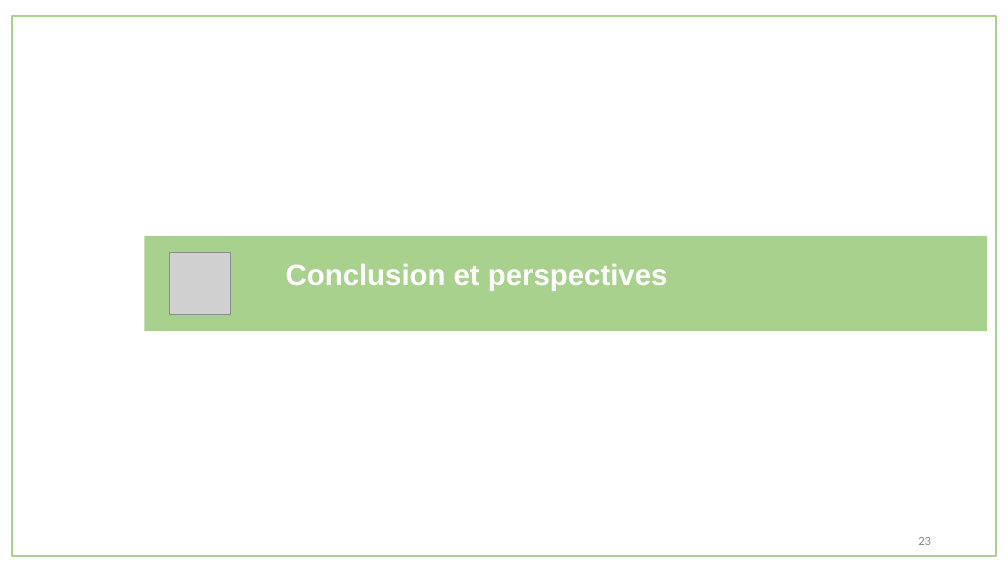
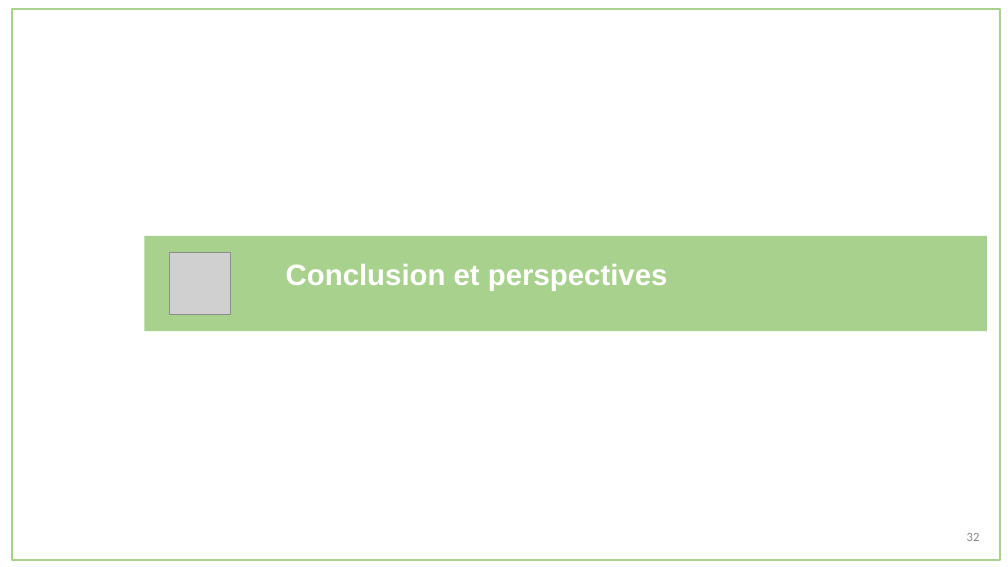
Before and after one commit to oussema1-hub/Rapport-Conception, a slide deck: slide 34 of presentation.pptx. Drawn at 1008x567 pixels with LibreOffice and Linux fonts; fonts in the diff are those of the drawing; grey boxes stand for pictures. Boxes give left, top, right and bottom in pixels: in the first picture for what was removed or moved away, otherwise in the second. Text is boxed around its words. In the diff, an @@ line names an element or a change of style, - is before the commit and + after.

```diff
--- a/presentation.pptx
+++ b/presentation.pptx
@@ freeform shape: place and size @@
-freeform shape at (12, 16, 997, 556)
+freeform shape at (12, 9, 1001, 560)
@@ text removed at (918, 537, 931, 545) @@
-23
@@ text added at (967, 533, 980, 541), 12 pt, text #888888 @@
+32
```
Also in this commit, not shown: 35 other slides changed, 1 other file.
